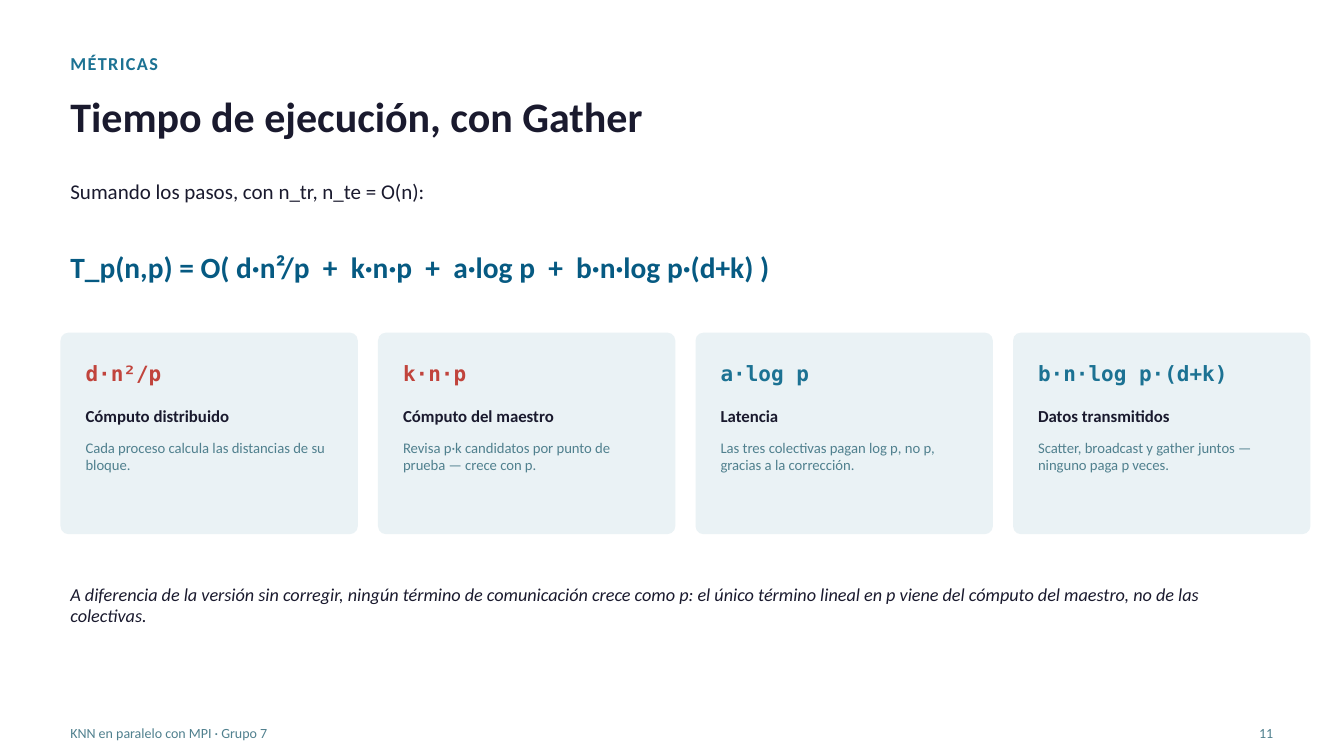
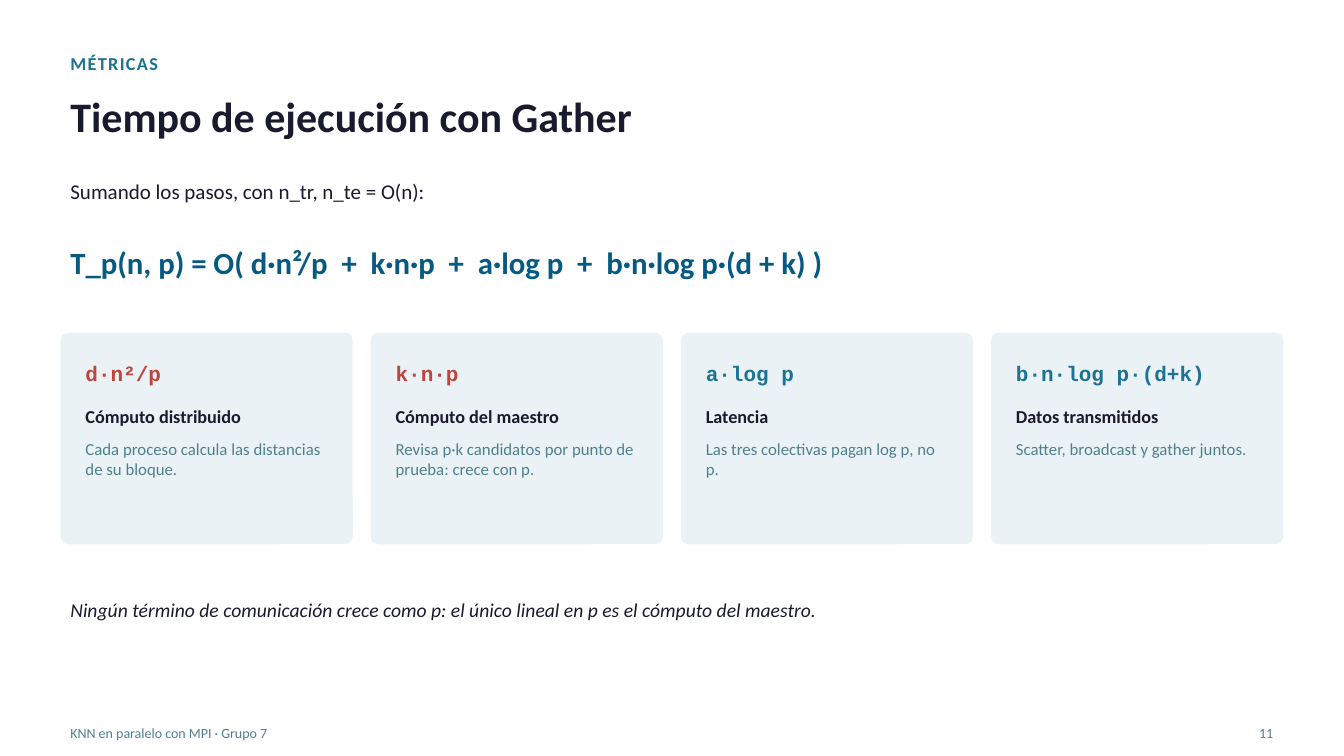
Before and after one commit to LuisIZ/Proyecto_CPD, a slide deck: slide 11 of docs/presentation/Presentacion-Entrega-Final.pptx. Drawn at 1344x756 pixels with LibreOffice and Linux fonts; fonts in the diff are those of the drawing. Boxes give left, top, right and bottom in pixels: in the first picture for what was removed or moved away, otherwise in the second. Text is boxed around its words. In the diff, an @@ line names an element or a change of style, - is before the commit and + after.

```diff
--- a/docs/presentation/Presentacion-Entrega-Final.pptx
+++ b/docs/presentation/Presentacion-Entrega-Final.pptx
@@ text at (70,102,632,139): text changed @@
-Tiempo de ejecución, con Gather
+Tiempo de ejecución con Gather
@@ text at (70,250,805,280): text changed; size 21 to 22 pt @@
-T_p(n,p) = O( d·n²/p + k·n·p + a·log p + b·n·log p·(d+k) )
+T_p(n, p) = O( d·n²/p + k·n·p + a·log p + b·n·log p·(d + k) )
@@ rounded rectangle: place and size @@
-rounded rectangle at (60,333,358,534)
+rounded rectangle at (60,333,353,544)
@@ rounded rectangle: place and size @@
-rounded rectangle at (378,333,676,534)
+rounded rectangle at (371,333,663,544)
@@ text "k·n·p": place and size @@
-text "k·n·p" at (403,365,466,386)
+text "k·n·p" at (396,366,459,386)
@@ rounded rectangle: place and size @@
-rounded rectangle at (696,333,993,534)
+rounded rectangle at (681,333,973,544)
@@ text "a·log p": place and size @@
-text "a·log p" at (721,365,809,386)
+text "a·log p" at (706,366,794,386)
@@ proportions changed in 4 elements at (60,333,353,544), (371,333,663,544), (681,333,973,544), (991,333,1284,544) @@
@@ rounded rectangle: place and size @@
-rounded rectangle at (1013,333,1311,534)
+rounded rectangle at (991,333,1284,544)
@@ font DejaVu Sans Mono to Courier New in 4 elements at (85,366,161,386), (396,366,459,386), (706,366,794,386), (1016,366,1205,386) @@
@@ text "b·n·log p·(d+k)": place and size @@
-text "b·n·log p·(d+k)" at (1038,365,1227,386)
+text "b·n·log p·(d+k)" at (1016,366,1205,386)
@@ text "Cómputo del maestro": place and size @@
-text "Cómputo del maestro" at (403,410,553,425)
+text "Cómputo del maestro" at (396,410,559,426)
@@ text "Latencia": place and size @@
-text "Latencia" at (721,410,779,422)
+text "Latencia" at (706,410,768,423)
@@ size 12 to 13 pt in 4 elements at (85,410,241,426), (396,410,559,426), (706,410,768,423), (1016,410,1158,423) @@
@@ text "Datos transmitidos": place and size @@
-text "Datos transmitidos" at (1038,410,1170,422)
+text "Datos transmitidos" at (1016,410,1158,423)
@@ text "Cada proceso calcula las distancias ..." at (85,443,321,478): size 10.5 to 12 pt @@
@@ text at (396,443,633,478): text changed; size 10.5 to 12 pt @@
-Revisa p·k candidatos por punto de prueba — crece con p.
+Revisa p·k candidatos por punto de prueba: crece con p.
@@ text at (706,443,935,478): text changed; size 10.5 to 12 pt @@
-Las tres colectivas pagan log p, no p, gracias a la corrección.
+Las tres colectivas pagan log p, no p.
@@ text at (1016,443,1247,458): text changed; size 10.5 to 12 pt @@
-Scatter, broadcast y gather juntos — ninguno paga p veces.
+Scatter, broadcast y gather juntos.
@@ text at (70,603,816,621): text changed; size 13 to 14 pt @@
-A diferencia de la versión sin corregir, ningún término de comunicación crece como p: el único término lineal en p viene del cómputo del maestro, no de las colectivas.
+Ningún término de comunicación crece como p: el único lineal en p es el cómputo del maestro.
```
Also in this commit, not shown: 12 other slides changed, 7 slides added, 2 slides removed, 2 other files.
